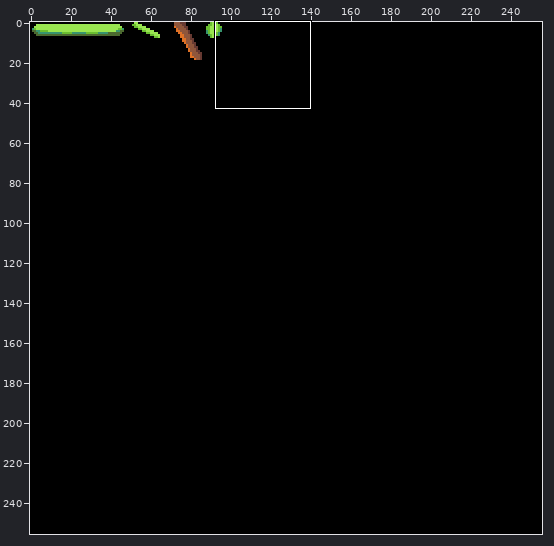
Sprite sheet, stored at built-to-scale/gfx/platforms.png. The first picture is a wide view before the edit; the outline marks the close-up.
Close-up. As it was:
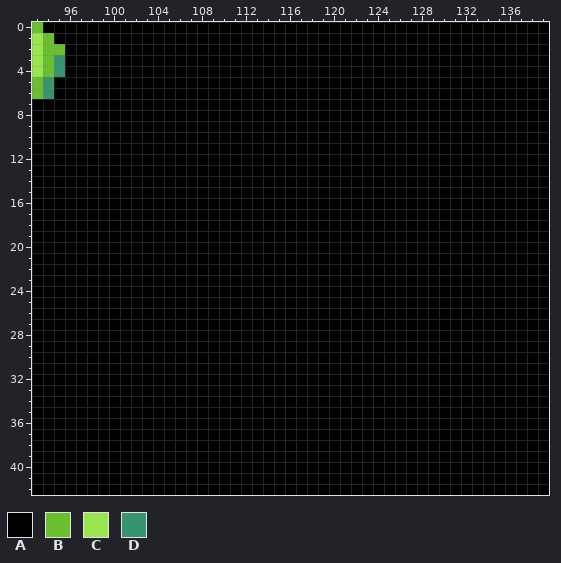
The file is 256x256 pixels. Shown: x 93..139, y 0..42.
Palette (. is transparent): A #000000  B #6abe30  C #99e550  D #37946e
Pixels before, first column x 93:
 0 BAAAAAAAAAAAAAAAAAAAAAAAAAAAAAAAAAAAAAAAAAAAAAA
 1 CBAAAAAAAAAAAAAAAAAAAAAAAAAAAAAAAAAAAAAAAAAAAAA
 2 CBBAAAAAAAAAAAAAAAAAAAAAAAAAAAAAAAAAAAAAAAAAAAA
 3 CBDAAAAAAAAAAAAAAAAAAAAAAAAAAAAAAAAAAAAAAAAAAAA
 4 CBDAAAAAAAAAAAAAAAAAAAAAAAAAAAAAAAAAAAAAAAAAAAA
 5 BDAAAAAAAAAAAAAAAAAAAAAAAAAAAAAAAAAAAAAAAAAAAAA
 6 BDAAAAAAAAAAAAAAAAAAAAAAAAAAAAAAAAAAAAAAAAAAAAA
 7 AAAAAAAAAAAAAAAAAAAAAAAAAAAAAAAAAAAAAAAAAAAAAAA
 8 AAAAAAAAAAAAAAAAAAAAAAAAAAAAAAAAAAAAAAAAAAAAAAA
 9 AAAAAAAAAAAAAAAAAAAAAAAAAAAAAAAAAAAAAAAAAAAAAAA
10 AAAAAAAAAAAAAAAAAAAAAAAAAAAAAAAAAAAAAAAAAAAAAAA
11 AAAAAAAAAAAAAAAAAAAAAAAAAAAAAAAAAAAAAAAAAAAAAAA
12 AAAAAAAAAAAAAAAAAAAAAAAAAAAAAAAAAAAAAAAAAAAAAAA
13 AAAAAAAAAAAAAAAAAAAAAAAAAAAAAAAAAAAAAAAAAAAAAAA
14 AAAAAAAAAAAAAAAAAAAAAAAAAAAAAAAAAAAAAAAAAAAAAAA
15 AAAAAAAAAAAAAAAAAAAAAAAAAAAAAAAAAAAAAAAAAAAAAAA
16 AAAAAAAAAAAAAAAAAAAAAAAAAAAAAAAAAAAAAAAAAAAAAAA
17 AAAAAAAAAAAAAAAAAAAAAAAAAAAAAAAAAAAAAAAAAAAAAAA
18 AAAAAAAAAAAAAAAAAAAAAAAAAAAAAAAAAAAAAAAAAAAAAAA
19 AAAAAAAAAAAAAAAAAAAAAAAAAAAAAAAAAAAAAAAAAAAAAAA
20 AAAAAAAAAAAAAAAAAAAAAAAAAAAAAAAAAAAAAAAAAAAAAAA
21 AAAAAAAAAAAAAAAAAAAAAAAAAAAAAAAAAAAAAAAAAAAAAAA
22 AAAAAAAAAAAAAAAAAAAAAAAAAAAAAAAAAAAAAAAAAAAAAAA
23 AAAAAAAAAAAAAAAAAAAAAAAAAAAAAAAAAAAAAAAAAAAAAAA
24 AAAAAAAAAAAAAAAAAAAAAAAAAAAAAAAAAAAAAAAAAAAAAAA
25 AAAAAAAAAAAAAAAAAAAAAAAAAAAAAAAAAAAAAAAAAAAAAAA
26 AAAAAAAAAAAAAAAAAAAAAAAAAAAAAAAAAAAAAAAAAAAAAAA
27 AAAAAAAAAAAAAAAAAAAAAAAAAAAAAAAAAAAAAAAAAAAAAAA
28 AAAAAAAAAAAAAAAAAAAAAAAAAAAAAAAAAAAAAAAAAAAAAAA
29 AAAAAAAAAAAAAAAAAAAAAAAAAAAAAAAAAAAAAAAAAAAAAAA
30 AAAAAAAAAAAAAAAAAAAAAAAAAAAAAAAAAAAAAAAAAAAAAAA
31 AAAAAAAAAAAAAAAAAAAAAAAAAAAAAAAAAAAAAAAAAAAAAAA
32 AAAAAAAAAAAAAAAAAAAAAAAAAAAAAAAAAAAAAAAAAAAAAAA
33 AAAAAAAAAAAAAAAAAAAAAAAAAAAAAAAAAAAAAAAAAAAAAAA
34 AAAAAAAAAAAAAAAAAAAAAAAAAAAAAAAAAAAAAAAAAAAAAAA
35 AAAAAAAAAAAAAAAAAAAAAAAAAAAAAAAAAAAAAAAAAAAAAAA
36 AAAAAAAAAAAAAAAAAAAAAAAAAAAAAAAAAAAAAAAAAAAAAAA
37 AAAAAAAAAAAAAAAAAAAAAAAAAAAAAAAAAAAAAAAAAAAAAAA
38 AAAAAAAAAAAAAAAAAAAAAAAAAAAAAAAAAAAAAAAAAAAAAAA
39 AAAAAAAAAAAAAAAAAAAAAAAAAAAAAAAAAAAAAAAAAAAAAAA
40 AAAAAAAAAAAAAAAAAAAAAAAAAAAAAAAAAAAAAAAAAAAAAAA
41 AAAAAAAAAAAAAAAAAAAAAAAAAAAAAAAAAAAAAAAAAAAAAAA
42 AAAAAAAAAAAAAAAAAAAAAAAAAAAAAAAAAAAAAAAAAAAAAAA
And afterwards:
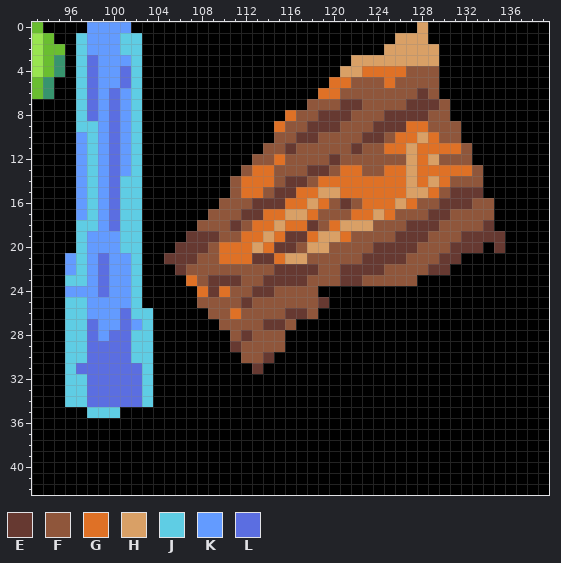
Colours new in this view: E #663931  F #8f563b  G #df7126  H #d9a066  J #5fcde4  K #639bff  L #5b6ee1
Commit: Put some platforms in place
What changed:
Changed rows in their new state; - is an unchanged pixel.
first column x 96:
 0 --KKKK--------------------------H-------
 1 -JKKKJJ-----------------------HHH-------
 2 -JKKKJJ----------------------HHHHH------
 3 -JLKKKJ-------------------HHHHHHHH------
 4 -JLKKLJ------------------HHGGGGFFF------
 5 -JLKKLJ-----------------GGFFFGFFFF------
 6 -JLKLKJ----------------GGFFFFFFFEF------
 7 -JLKLKJ---------------FFFEEFFFFEEEF-----
 8 -JLKLKJ-------------GFFEEEFFFEEEEFF-----
 9 -JJKLKJ------------GFFEEEFFFEEEGGFFF----
10 -KJKLKJ------------FFEEFFFFEEFGGHGFF----
11 -KJKLKJ-----------FFEFFFFFEFFGGHGGGGF---
12 -KJKLKJ----------FFGFFFFEFFFFFFHGHFFF---
13 -KJKLKJ---------FGGFFFEEFGGFFGGHGGGGGF--
14 -KJKLJJ--------FGGGFEEFGGGGGGGGHGHGFFF--
15 -KJKLJJ--------FGGFEEGGHHGGGGGGHHGFEEE--
16 -KJKLJJ-------FFFEEEGGHGFEFGGGHGFFEEEFF-
17 -KJKLJJ------FFFEEGGHHGFFFGGHGFFFEEFFFF-
18 -JJKLJJ-----FFFEFGGHGGEFGHHHFFFEEEFFFFE-
19 -JKKKJJ----EEEFFGGHGEEGHHGFFFFEEEFFFEEEE
20 -JKKKJJ---EEEFGGGHGEEFHHFFFFEEEEFFFEEE-E
21 KJKLKKJ--EEEFFGGGEEGHHFFFFFEEEEFFFEE----
22 KJKLKKJ---EFFFFFFFFEEEEFFEEEEFFFFEE-----
23 JJKLKKJ----GFEEEFFEEEEFFFEEFFFFF--------
24 KKKLKKJ-----GEGFFEEFFFF-----------------
25 JJKKKKJ-----FFFFEFFFFFFE----------------
26 JJKKKLJJ-----FFGFFFFEEF-----------------
27 JJLKKLKJ------FFFFEEF-------------------
28 JJLKLLJJ-------FEFFF--------------------
29 JJLLLLJJ-------EFFFF--------------------
30 JJLLLLJJ--------FFE---------------------
31 JLLLLLLJ---------E----------------------
32 JJLLLLLJ--------------------------------
33 JJLLLLLJ--------------------------------
34 JJLLLLLJ--------------------------------
35 --JJJ-----------------------------------
